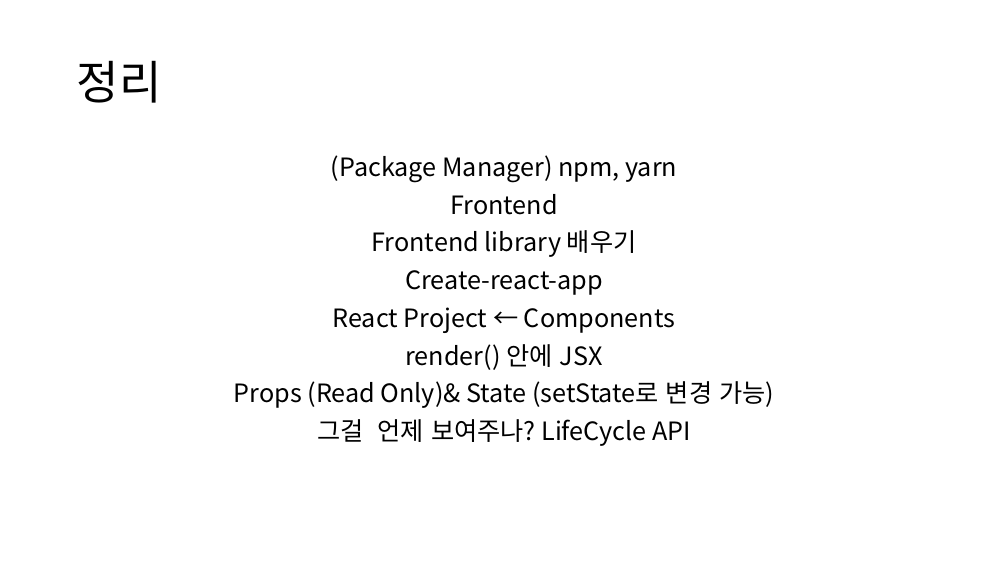
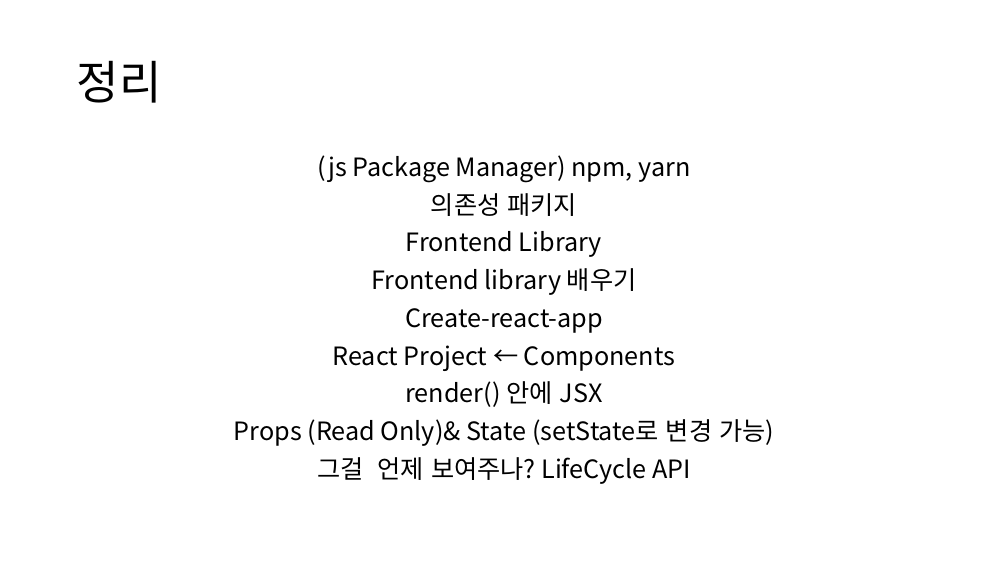
Before and after one commit to ctrl-z-won/Dev-Log, a slide deck: slide 28 of react/ctrlz2-0320.pptx (slide 29 before the commit). Drawn at 1008x567 pixels with LibreOffice and Linux fonts; fonts in the diff are those of the drawing. Boxes give left, top, right and bottom in pixels: in the first picture for what was removed or moved away, otherwise in the second. Text is boxed around its words. In the diff, an @@ line names an element or a change of style, - is before the commit and + after.

```diff
--- a/react/ctrlz2-0320.pptx
+++ b/react/ctrlz2-0320.pptx
@@ text at bbox=[317, 155, 691, 257]: text changed @@
-(Package Manager) npm, yarn
-Frontend
+(js Package Manager) npm, yarn
+의존성 패키지
+Frontend Library
```
Also in this commit, not shown: 5 other slides changed, 1 slide removed, 9 other files.
